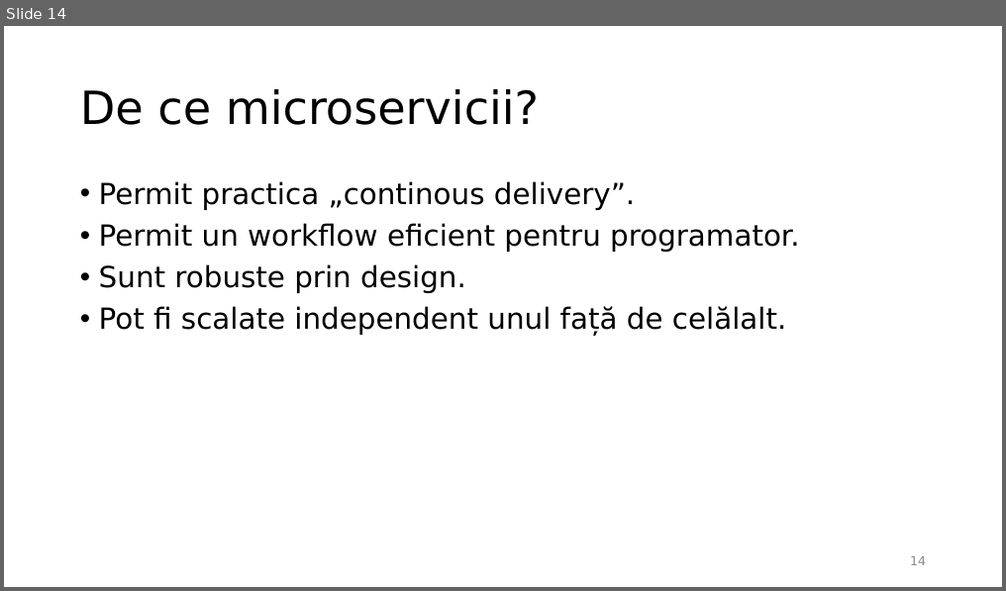
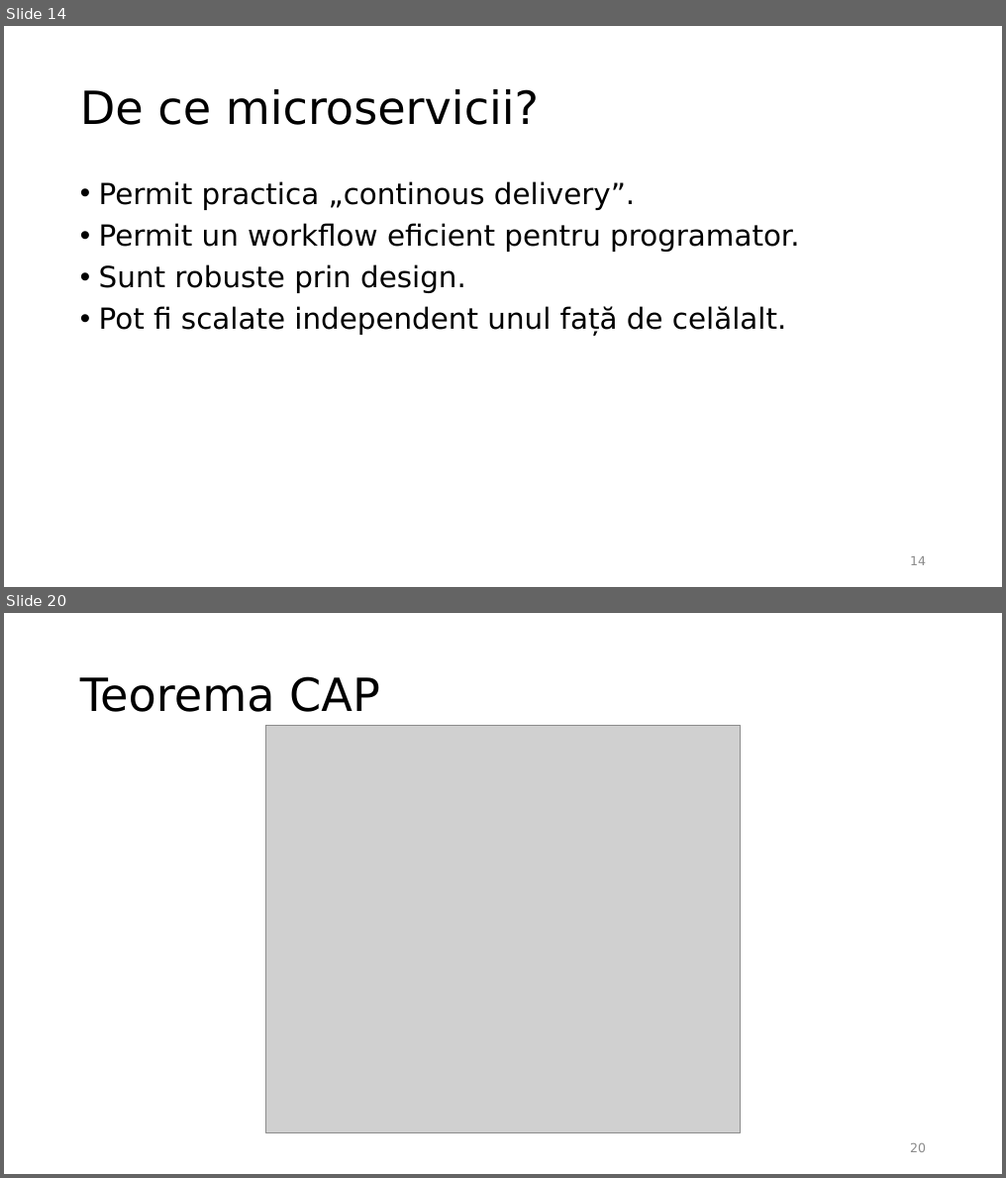
Before and after one commit to radu-solca/Venture, a slide deck: Venture.pptx. Shown one above the other, each under a label of ours: slide 14 before the commit, slides 14 and 20 after it; the slides between them are not shown. The pictures are 1006x591 and 1006x1178 pixels, drawn with LibreOffice and Linux fonts; fonts in the diff are those of the drawing; grey boxes stand for pictures. Boxes give left, top, right and bottom in pixels: in the first picture for what was removed or moved away, otherwise in the second. Text is boxed around its words. In the diff, an @@ line names an element or a change of style, - is before the commit and + after.

```diff
--- a/Venture.pptx
+++ b/Venture.pptx
@@ slide 20 added at [4,613,1002,1174], background #FFFFFF @@
@@ title added at [80,676,380,712], 44 pt, text #000000 @@
+Teorema CAP
@@ picture added at [266,725,741,1134] @@
@@ page number added at [910,1144,926,1153], 12 pt, text #8C8C8C @@
+20
```
Also in this commit, not shown: 1 slide changed, 6 other slides added, 3 slides removed, 2 other files.
